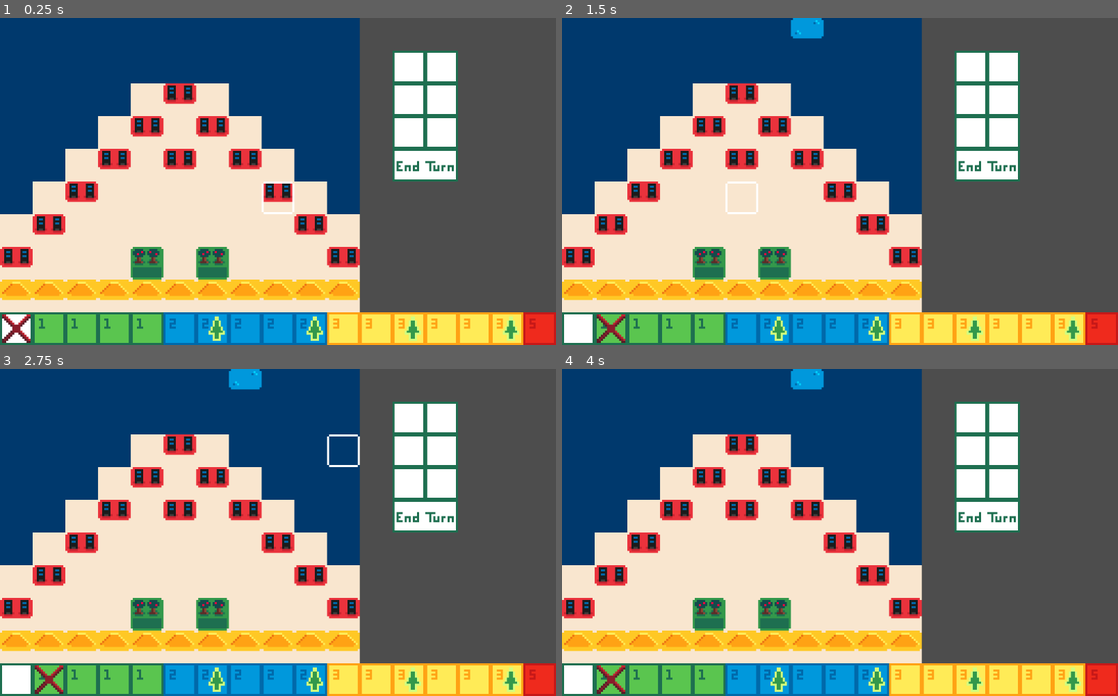
Above: before the commit, frames 1-4 (two rows, left to right).
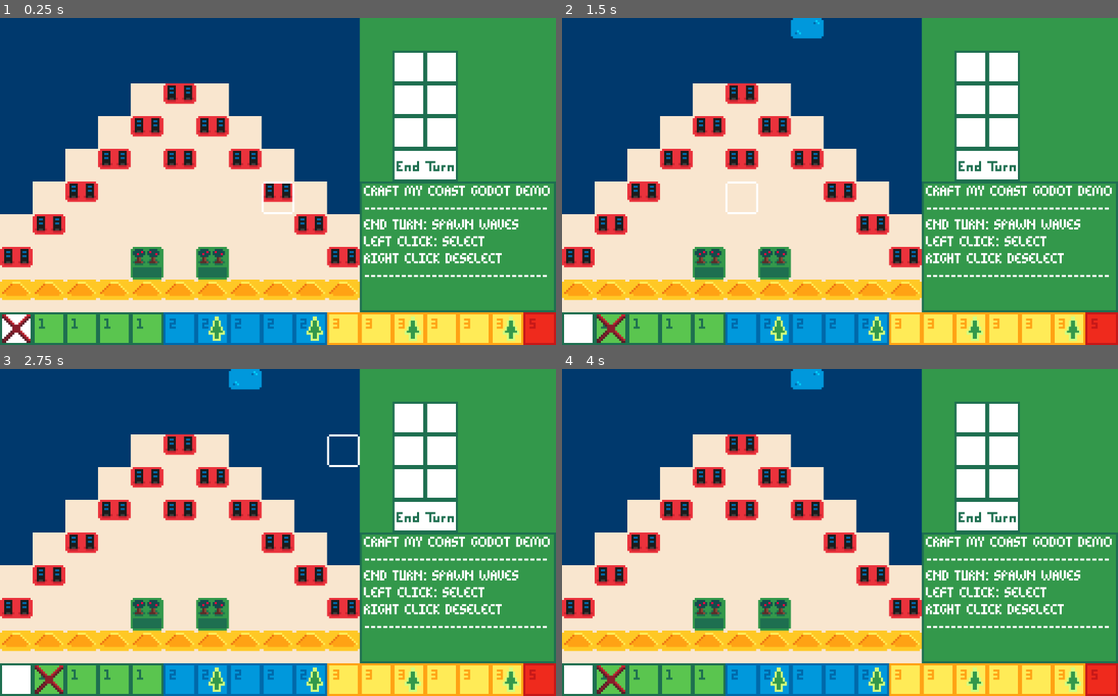
Above: after the commit, the same moments.

Repository: findeevy/CraftMyShore
Game: Godot game, scene res://Scenes/game_board.tscn
Same seed, same stepped clock (60 frames per second), same inputs: the game is played once before the commit and once after it.
Inputs (mouse positions are in pixels of both pictures, inside the frame that each line leads up to):
- Up to frame 1 (0.25 s): no input
- Up to frame 2 (1.5 s): tap Enter at 0.5 s; move the mouse to (962, 165) at 0.52 s; click (962, 165) at 0.6 s; tap Space at 1.25 s; move the mouse to (728, 197) at 1.27 s; right-click (728, 197) at 1.35 s
- Up to frame 3 (2.75 s): tap Enter at 2 s; move the mouse to (333, 460) at 2.02 s; click (333, 460) at 2.1 s
- Up to frame 4 (4 s): tap Space at 2.75 s; move the mouse to (812, 597) at 2.77 s; right-click (812, 597) at 2.85 s; tap Enter at 3.5 s; move the mouse to (1006, 581) at 3.52 s; click (1006, 581) at 3.6 s

The runs differ from the first frame. In frame 1, 27% of the frame differs, in the area x 64-100%, y 0-90%; in frame 2, 27%; in frame 3, 27%; in frame 4, 27%.

Commit message:
Updated UI and Sprites

Diff:
--- a/Scenes/game_board.tscn
+++ b/Scenes/game_board.tscn
@@ -6,6 +6,8 @@
 [ext_resource type="Texture2D" uid="uid://qgooqrce6dgm" path="res://Textures/cursor.png" id="4_o74fj"]
 [ext_resource type="Script" path="res://Scenes/Cursor.gd" id="5_b3uew"]
 [ext_resource type="Script" path="res://Scenes/Selected.gd" id="6_jk5sf"]
+[ext_resource type="Texture2D" uid="uid://vfoqd27fy31y" path="res://Textures/introBackground.png" id="7_0blw3"]
+[ext_resource type="FontFile" uid="uid://bu8d81gwcxwus" path="res://Fonts/finPixel.ttf" id="8_woynj"]
 
 [sub_resource type="TileSetAtlasSource" id="TileSetAtlasSource_qsj6d"]
 texture = ExtResource("1_hifh2")
@@ -92,6 +94,25 @@
 centered = false
 script = ExtResource("6_jk5sf")
 
+[node name="InstructionBackground" type="Sprite2D" parent="."]
+position = Vector2(704, 320)
+texture = ExtResource("7_0blw3")
+centered = false
+
+[node name="Label" type="Label" parent="InstructionBackground"]
+offset_left = 8.0
+offset_top = 4.0
+offset_right = 375.0
+offset_bottom = 232.0
+theme_override_fonts/font = ExtResource("8_woynj")
+theme_override_font_sizes/font_size = 32
+text = "CRAFT MY COAST GODOT DEMO
+------------------------------
+END TURN: SPAWN WAVES
+LEFT CLICK: SELECT
+RIGHT CLICK DESELECT
+------------------------------"
+
 [connection signal="render" from="." to="TileMap" method="_on_game_board_render"]
 [connection signal="render" from="." to="TileMap2" method="_on_game_board_render"]
 [connection signal="render" from="." to="TileMap3" method="_on_game_board_render"]
--- a/project.godot
+++ b/project.godot
@@ -40,3 +40,7 @@
 "events": [Object(InputEventMouseButton,"resource_local_to_scene":false,"resource_name":"","device":-1,"window_id":0,"a …(253 unchanged characters)…
 ]
 }
+
+[rendering]
+
+environment/defaults/default_clear_color=Color(0.2, 0.596078, 0.294118, 1)
Binary file added: Fonts/finPixel.ttf
Not shown, added: Fonts/finPixel.ttf.import
Not shown: 1 places in Scenes/game_board.tscn that only renumber resources
Binary file changed: Textures/blockSheet.png
Binary file added: Textures/introBackground.png
Not shown, added: Textures/introBackground.png.import
